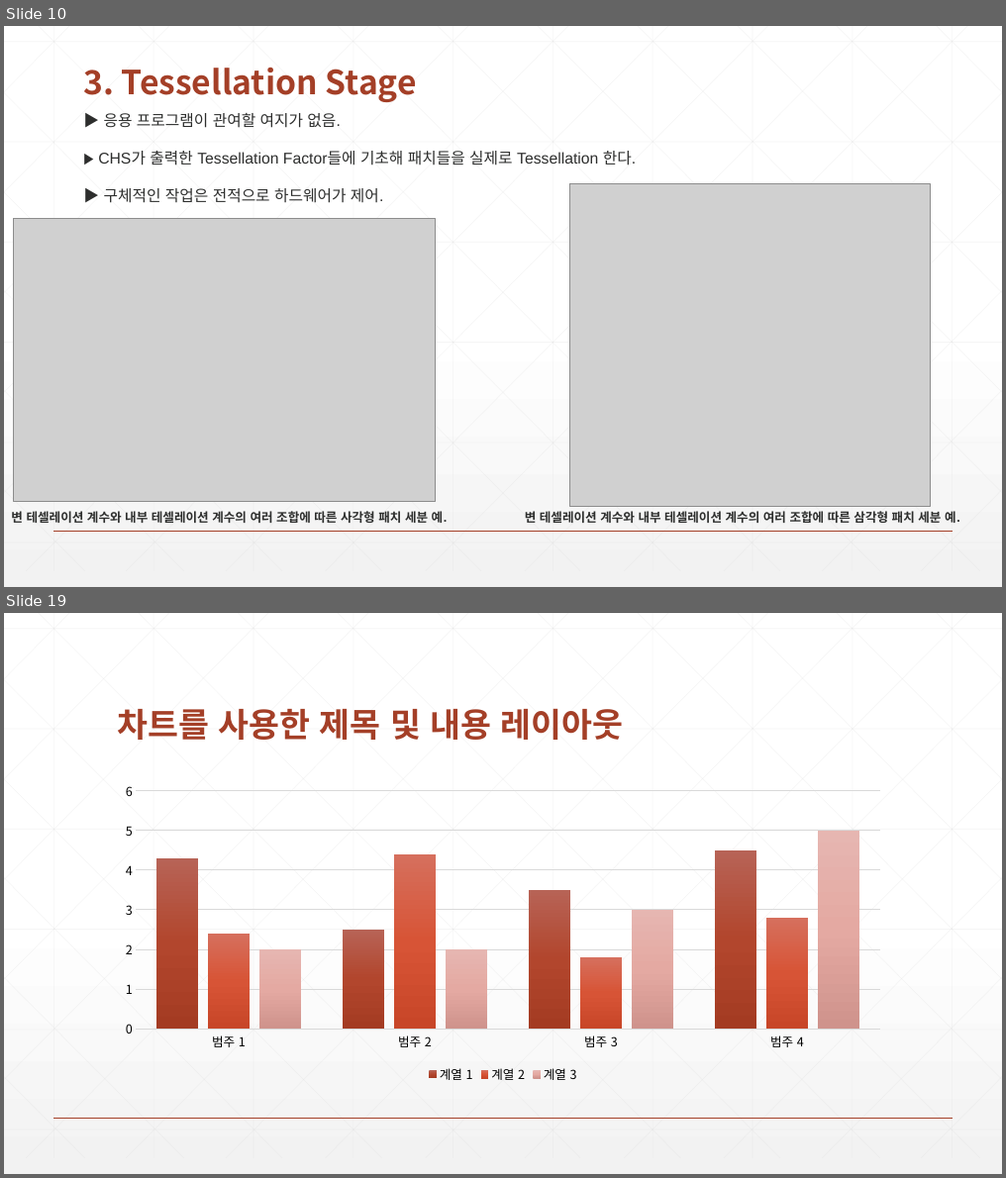
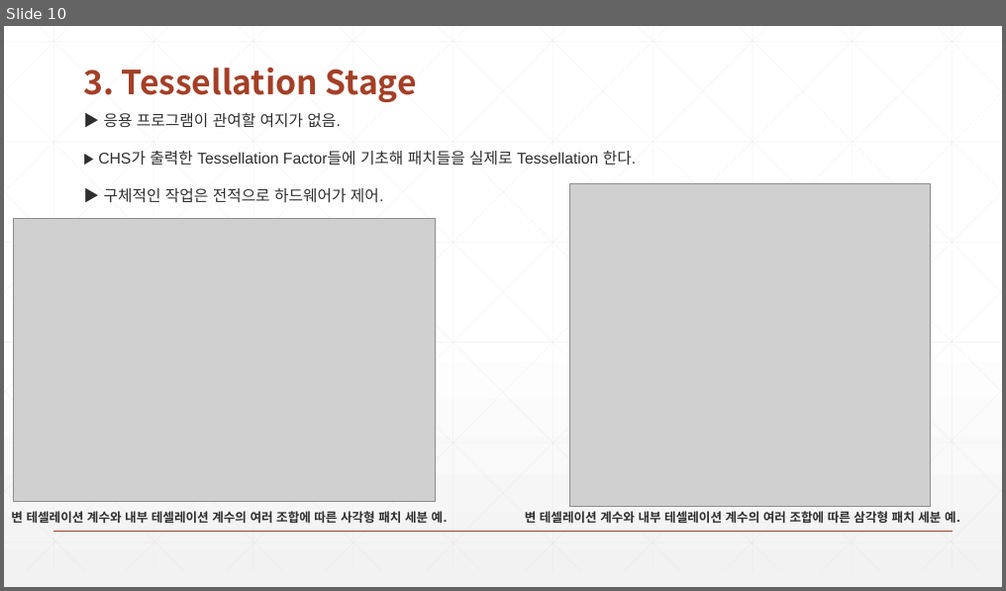
Before and after one commit to earthboom/CodingStudy, a slide deck: Common/Chapter14 Tessellation.pptx. Shown one above the other, each under a label of ours: slides 10 and 19 before the commit, slide 10 after it; the slides between them are not shown. The pictures are 1006x1178 and 1006x591 pixels, drawn with LibreOffice and Linux fonts; fonts in the diff are those of the drawing; grey boxes stand for pictures. Boxes give left, top, right and bottom in pixels: in the first picture for what was removed or moved away, otherwise in the second. Text is boxed around its words. In the diff, an @@ line names an element or a change of style, - is before the commit and + after.

```diff
--- a/Common/Chapter14 Tessellation.pptx
+++ b/Common/Chapter14 Tessellation.pptx
@@ slide 19 removed at (x1=4, y1=613, x2=1002, y2=1174), background gradient #FFFFFF to #F2F2F2; not listed: 47 template elements that a slide beside it also shows @@
@@ title removed at (x1=118, y1=708, x2=624, y2=740) @@
-차트를 사용한 제목 및 내용 레이아웃
@@ column chart removed at (x1=110, y1=775, x2=896, y2=1087) @@
-categories: 범주 1, 범주 2, 범주 3, 범주 4
-계열 1: 4.3, 2.5, 3.5, 4.5
-계열 2: 2.4, 4.4, 1.8, 2.8
-계열 3: 2, 2, 3, 5
```
Also in this commit, not shown: 2 slides added, 16 other slides removed, 7 other files.
